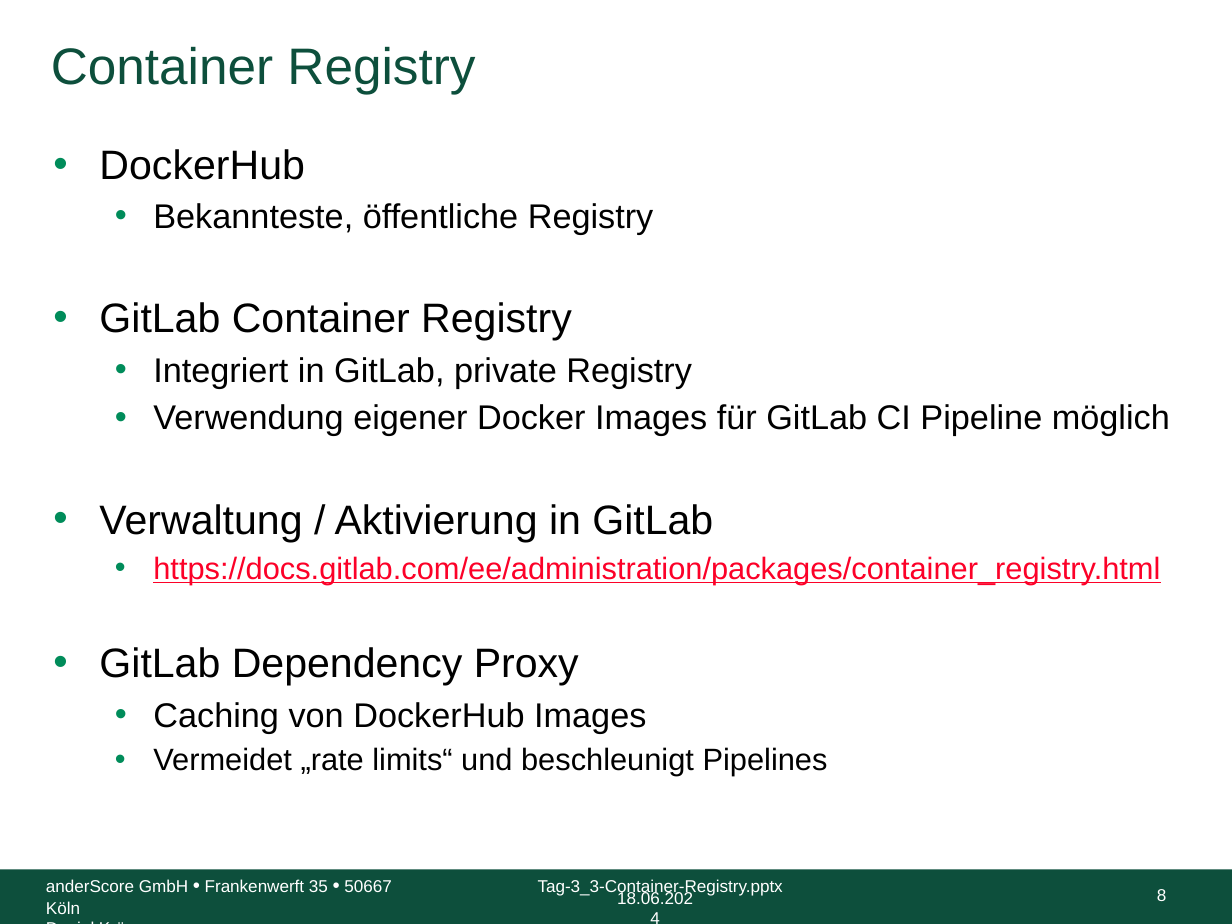
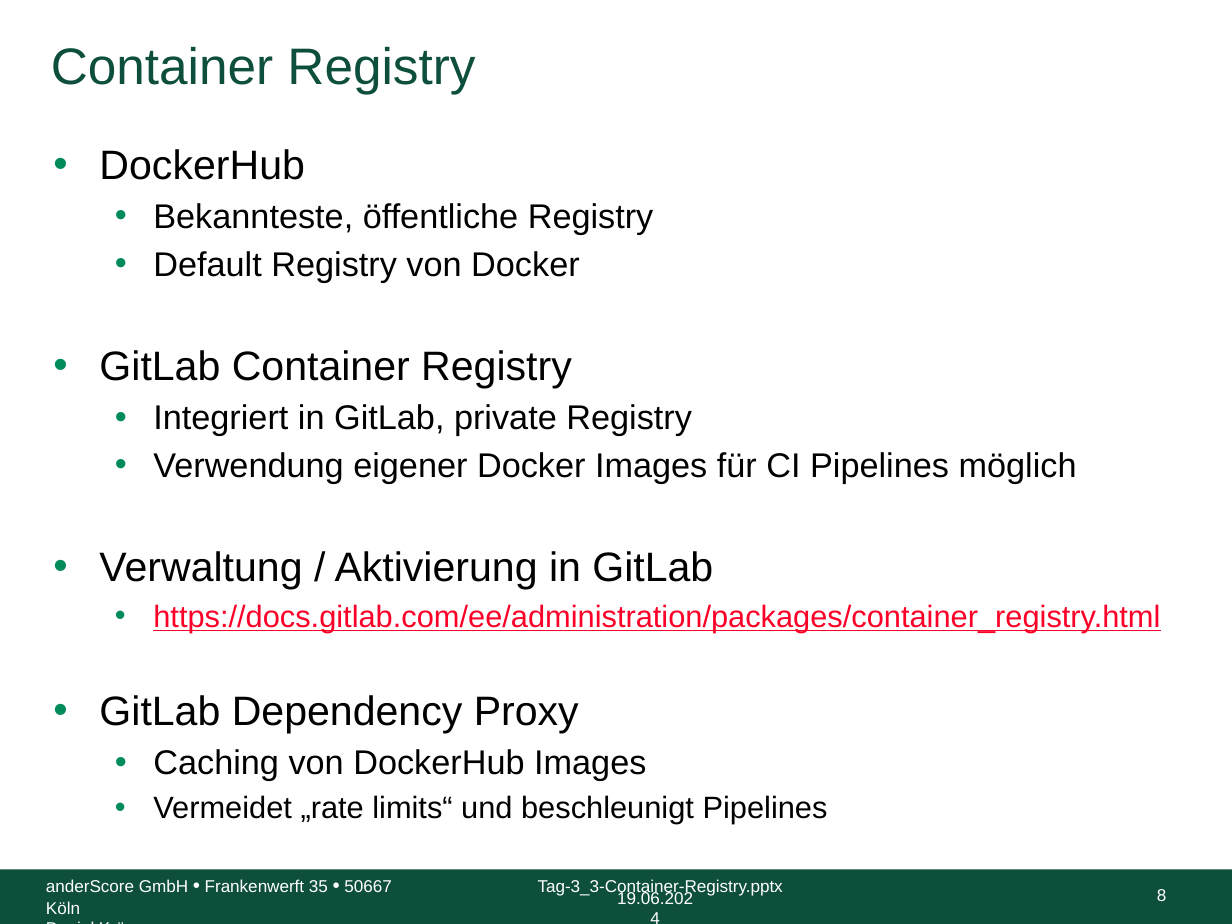
Before and after one commit to anderscore-gmbh/gitlab, a slide deck: slide 8 of slides/Tag-3_3-Container-Registry.pptx. Drawn at 1232x924 pixels with LibreOffice and Linux fonts; fonts in the diff are those of the drawing; background and template pictures are left out. Boxes give left, top, right and bottom in pixels: in the first picture for what was removed or moved away, otherwise in the second. Text is boxed around its words. In the diff, an @@ line names an element or a change of style, - is before the commit and + after.

```diff
--- a/slides/Tag-3_3-Container-Registry.pptx
+++ b/slides/Tag-3_3-Container-Registry.pptx
@@ text at (153, 251, 580, 283): paragraph added @@
+  • Default Registry von Docker
@@ text at (153, 452, 1077, 484): text changed @@
-  • Verwendung eigener Docker Images für GitLab CI Pipeline möglich
+  • Verwendung eigener Docker Images für CI Pipelines möglich
@@ text at (617, 890, 693, 904): text changed @@
-18.06.2024
+19.06.2024
```
Also in this commit, not shown: 29 other slides changed, 5 other files.
